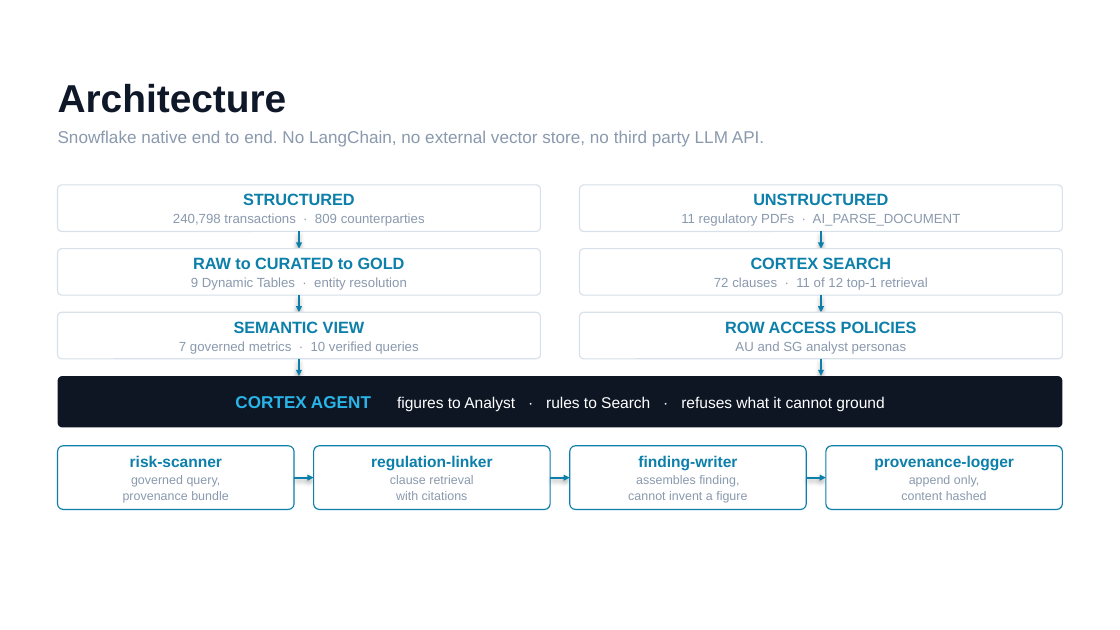
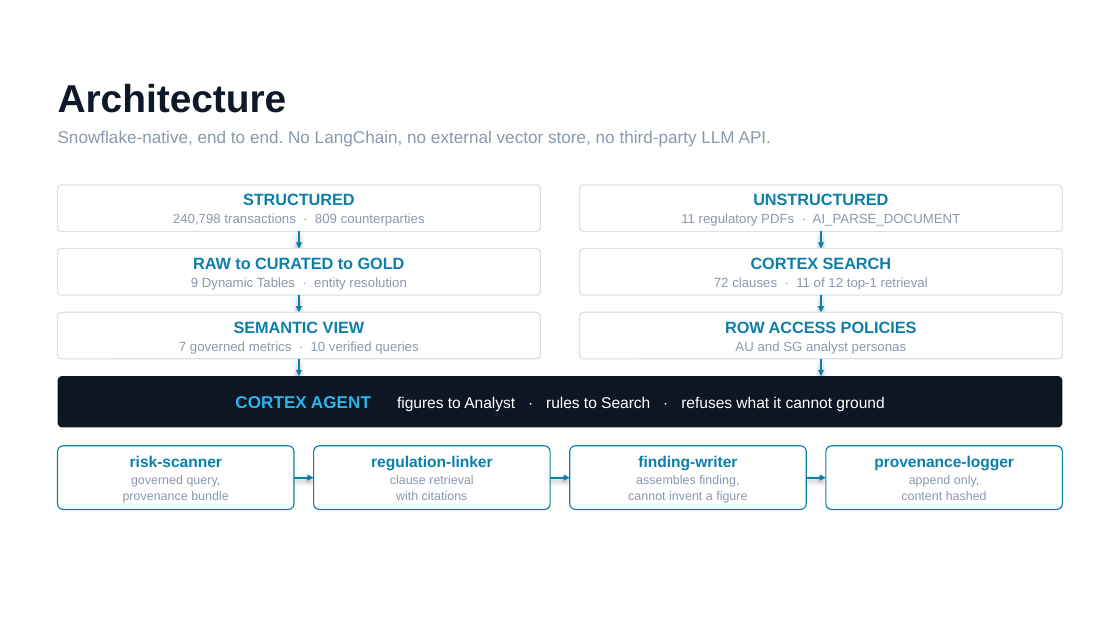
Before and after one commit to tjmanoj/papertrail, a slide deck: slide 3 of docs/submission/PaperTrail-Provenance-Prototype-Submission.pptx. Drawn at 1120x630 pixels with LibreOffice and Linux fonts; fonts in the diff are those of the drawing; background and template pictures are left out. Boxes give left, top, right and bottom in pixels: in the first picture for what was removed or moved away, otherwise in the second. Text is boxed around its words. In the diff, an @@ line names an element or a change of style, - is before the commit and + after.

Commit message:
Fix the Streamlit Prove page and make the deck links clickable
The Prove page was throwing a SQL compilation error on every load: it selected
and ordered by a column named QUESTION, but the experiment table has QUESTION_ID
and QUESTION_TEXT. Same mistake the snapshot script made earlier, caught there
and missed here. The Transactions tile was also wrapping mid-number in a
four-up row, so the column widths are now weighted.

Deck links were plain text. Live app, repository and the native Streamlit app
are now real hyperlinks. The native one is labelled as needing a login, since
sending a judge to a Snowflake sign-in without warning would be worse than not
linking it at all.

Wording pass: hyphenated Snowflake-native, third-party, mid-sized and
self-authored, named the 4.5M figure in the measurement footnote rather than
leaving it as the overstatement, and retitled the measurement slide to
Measured, not asserted.

```diff
--- a/docs/submission/PaperTrail-Provenance-Prototype-Submission.pptx
+++ b/docs/submission/PaperTrail-Provenance-Prototype-Submission.pptx
@@ text at (58, 130, 771, 147): text changed @@
-Snowflake native end to end. No LangChain, no external vector store, no third party LLM API.
+Snowflake-native, end to end. No LangChain, no external vector store, no third-party LLM API.
```
Also in this commit, not shown: 3 other slides changed, 4 other files.
